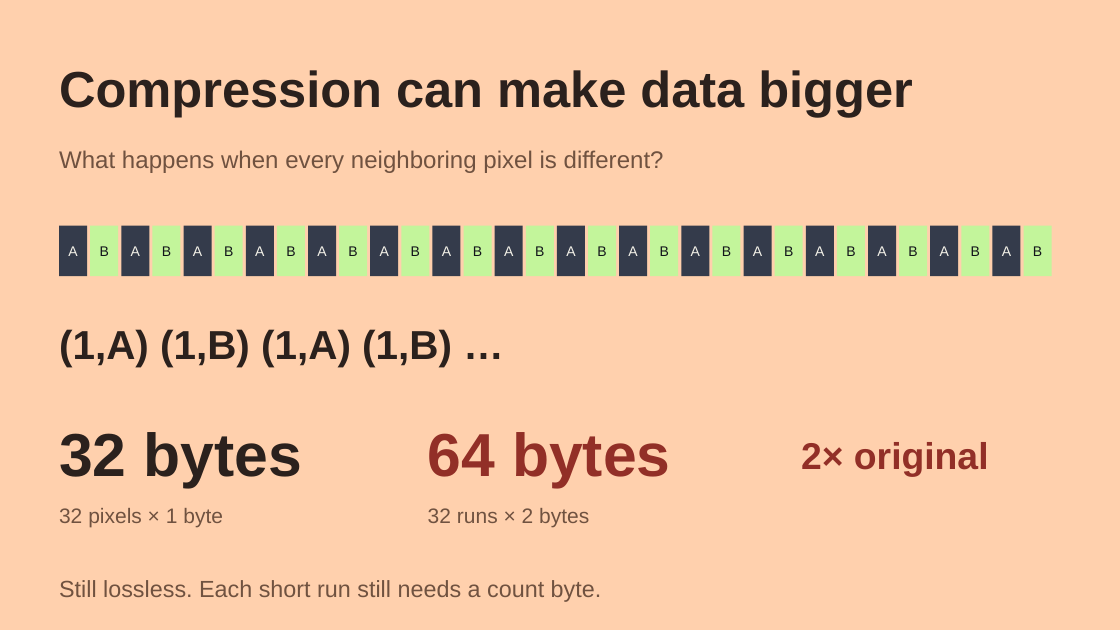
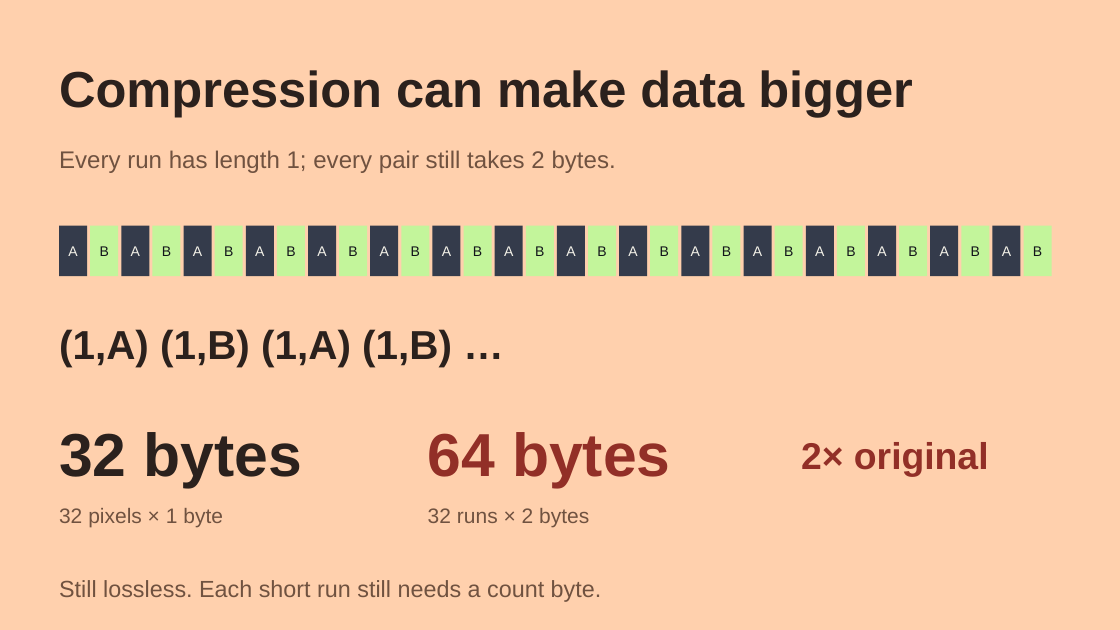
Before and after one commit to abbott400097-crypto/checkoff3, a slide deck: slide 6 of presentation/rle-presentation-draft.pptx (slide 4 before the commit). Drawn at 1120x630 pixels with LibreOffice and Linux fonts; fonts in the diff are those of the drawing. Boxes give left, top, right and bottom in pixels: in the first picture for what was removed or moved away, otherwise in the second. Text is boxed around its words. In the diff, an @@ line names an element or a change of style, - is before the commit and + after.

```diff
--- a/presentation/rle-presentation-draft.pptx
+++ b/presentation/rle-presentation-draft.pptx
@@ text at (59,150,616,173): text changed @@
-What happens when every neighboring pixel is different?
+Every run has length 1; every pair still takes 2 bytes.
```
Also in this commit, not shown: 1 other slide changed, 2 slides added, 6 other files.
